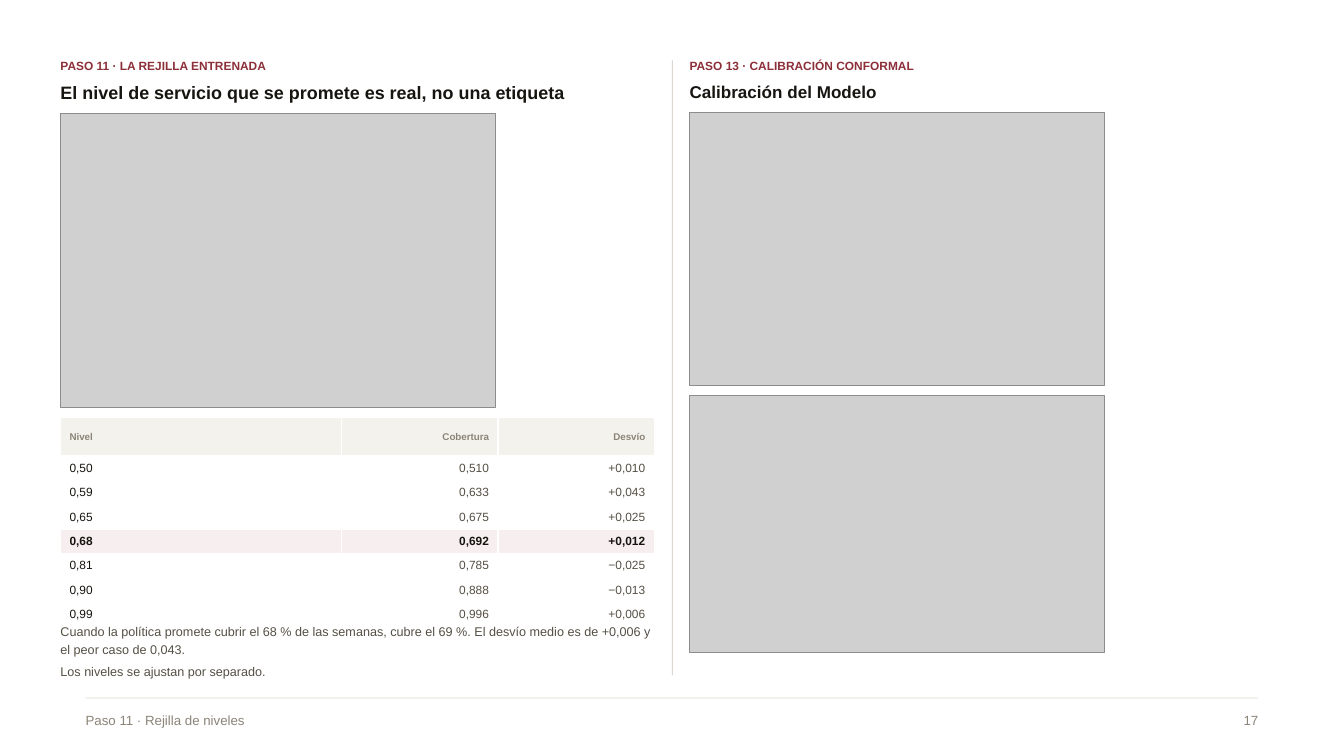
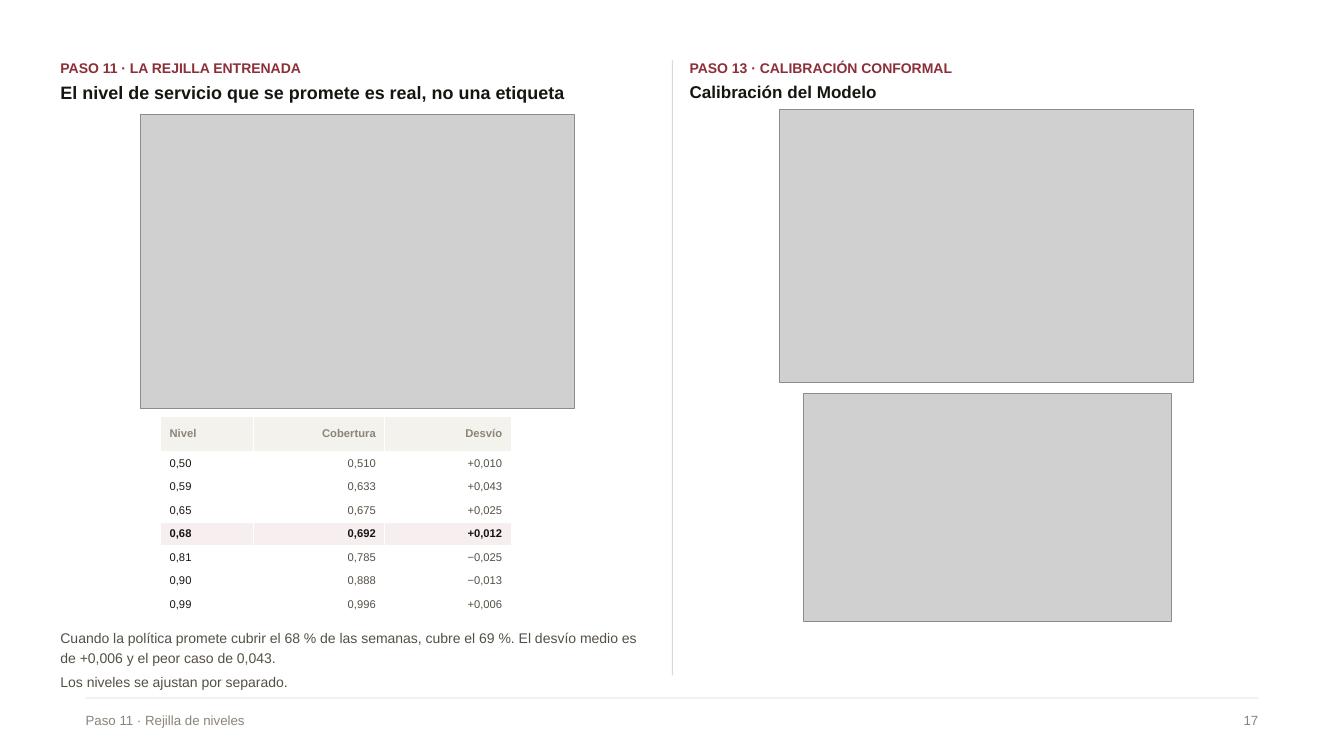
Before and after one commit to Danilo22m/Prueba_Tostao, a slide deck: slide 16 of Presentacion_Caso_A_compacta.pptx (slide 17 before the commit). Drawn at 1344x756 pixels with LibreOffice and Linux fonts; fonts in the diff are those of the drawing; grey boxes stand for pictures. Boxes give left, top, right and bottom in pixels: in the first picture for what was removed or moved away, otherwise in the second. Text is boxed around its words. In the diff, an @@ line names an element or a change of style, - is before the commit and + after.

```diff
--- a/Presentacion_Caso_A_compacta.pptx
+++ b/Presentacion_Caso_A_compacta.pptx
@@ text "PASO 11 · LA REJILLA ..." at (x1=60, y1=63, x2=301, y2=73): size 8.5 to 10 pt @@
@@ text "PASO 13 · CALIBRACIÓN CONFORMAL" at (x1=690, y1=61, x2=952, y2=73): size 8.5 to 10 pt @@
@@ picture moved from (x1=60, y1=114, x2=495, y2=407) to (x1=140, y1=115, x2=575, y2=408) @@
@@ picture moved from (x1=690, y1=113, x2=1105, y2=386) to (x1=779, y1=110, x2=1195, y2=383) @@
@@ table at (x1=160, y1=416, x2=511, y2=616) @@
@@ size 7 to 8 pt in "Nivel", "Cobertura", "Desvío" @@
@@ size 8.5 to 8 pt in "0,50", "0,510", "+0,010", "0,59" and 17 more places @@
@@ table resized from (x1=60, y1=417, x2=654, y2=626) to (x1=160, y1=416, x2=511, y2=616) @@
@@ picture resized from (x1=690, y1=396, x2=1105, y2=652) to (x1=804, y1=393, x2=1173, y2=621) @@
@@ text "Cuando la política promete cubrir ..." at (x1=60, y1=632, x2=637, y2=690): size 9 to 10 pt @@
```
Also in this commit, not shown: 21 other slides changed, 2 slides removed, 1 other file.
